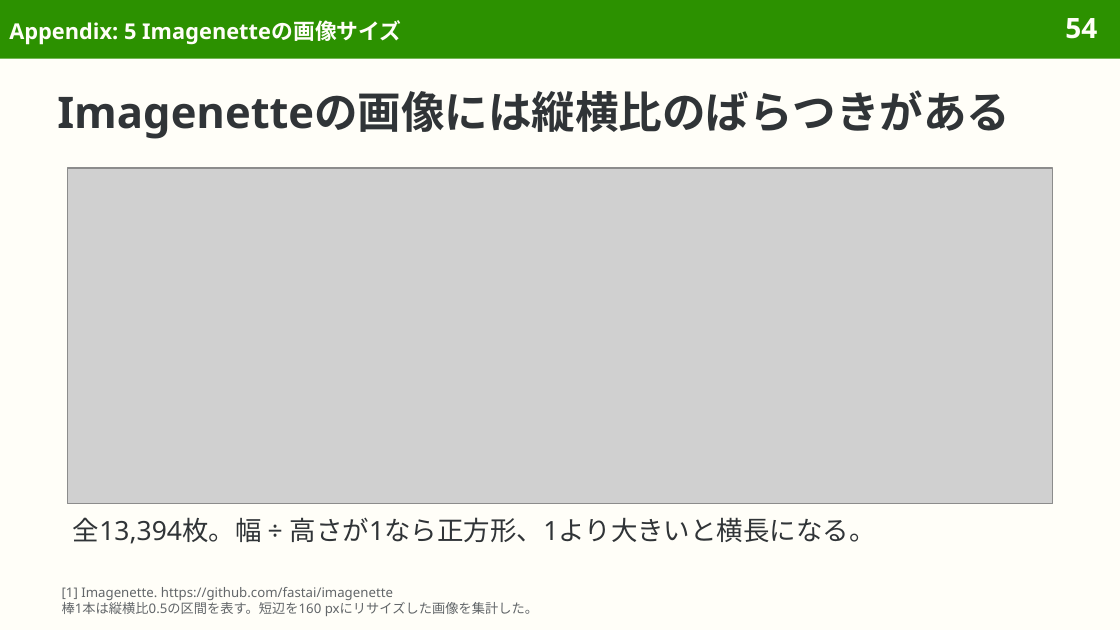
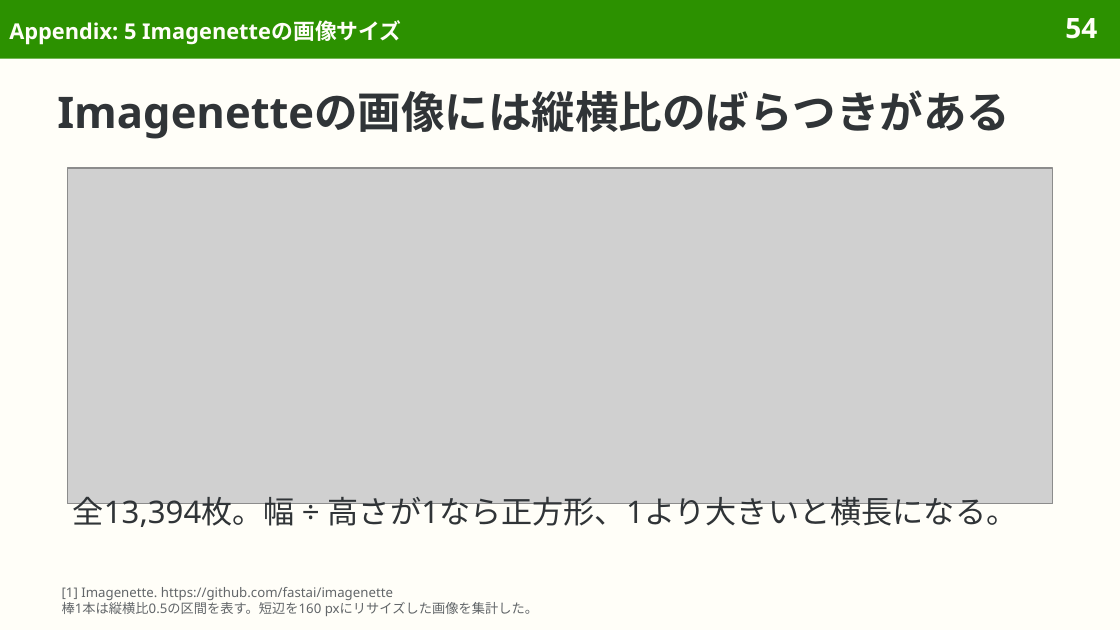
Before and after one commit to sasakiy84/datasets-in-10-minutes, a slide deck: slide 54 of slides/datasets-in-10-minutes-imagenet.pptx. Drawn at 1120x630 pixels with LibreOffice and Linux fonts; fonts in the diff are those of the drawing; grey boxes stand for pictures. Boxes give left, top, right and bottom in pixels: in the first picture for what was removed or moved away, otherwise in the second. Text is boxed around its words. In the diff, an @@ line names an element or a change of style, - is before the commit and + after.

Commit message:
Refine slide bullets, further reading, and SQuAD layout

```diff
--- a/slides/datasets-in-10-minutes-imagenet.pptx
+++ b/slides/datasets-in-10-minutes-imagenet.pptx
@@ text "全13,394枚。幅 ÷ 高さが1なら正方形、1より大きいと横長になる。": place and size @@
-text "全13,394枚。幅 ÷ 高さが1なら正方形、1より大きいと横長になる。" at box(73, 517, 876, 544)
+text "全13,394枚。幅 ÷ 高さが1なら正方形、1より大きいと横長になる。" at box(73, 492, 1017, 527)
@@ text "全13,394枚。幅 ÷ 高さが1なら正方形、1より大きいと横長になる。" at box(73, 492, 1017, 527): size 17 to 20 pt @@
```
Also in this commit, not shown: 32 other slides changed, 1 slide added, 1 slide removed, 10 other files.
